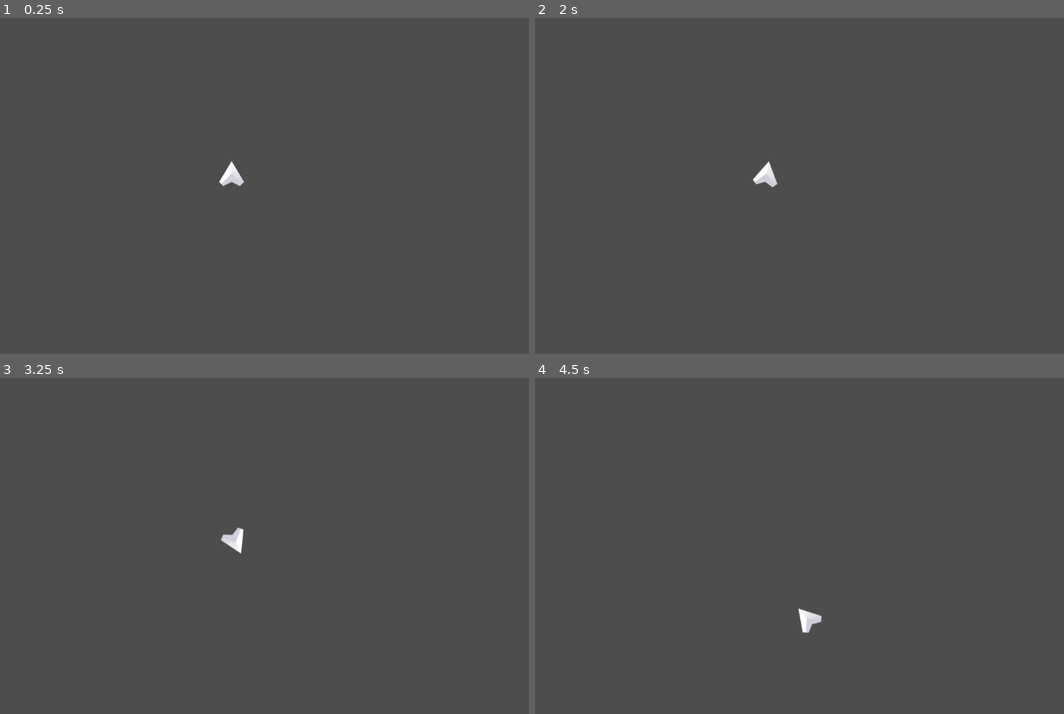
Above: before the commit, frames 1-4 (two rows, left to right).
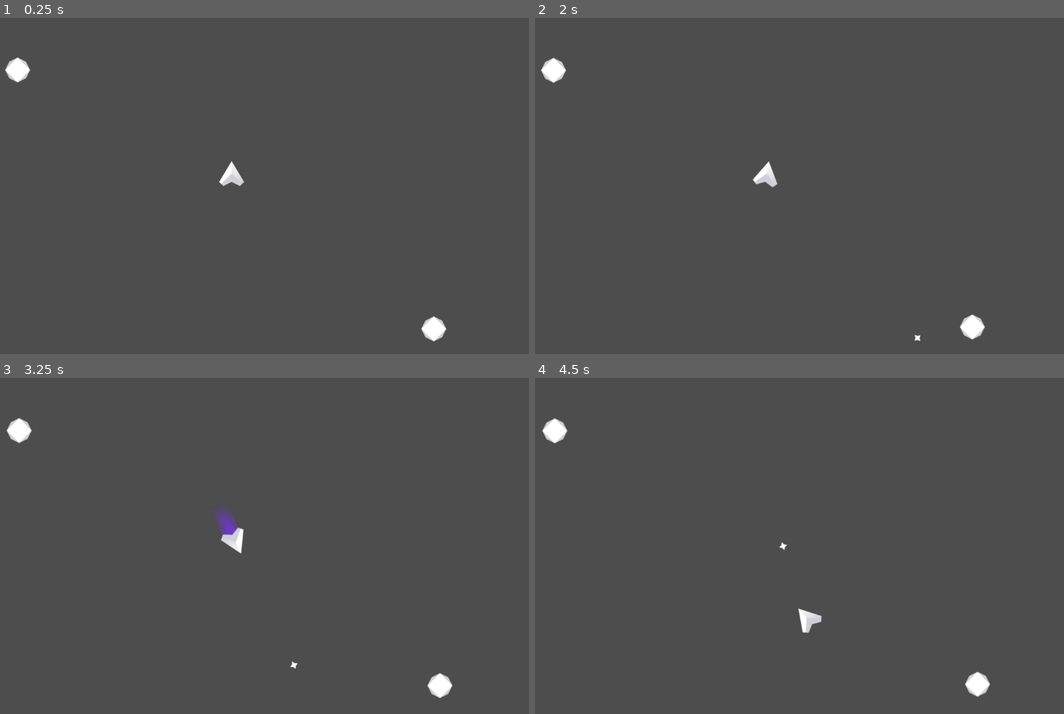
Above: after the commit, the same moments.

Repository: yomamafart/Space-Shooter
Game: Godot game, scene res://game.tscn
Two runs of this game, one before a commit and one after it. Both use one fixed random seed, a clock stepped at 60 frames per second and the inputs below.
Inputs:
- Up to frame 1 (0.25 s): no input
- Up to frame 2 (2 s): tap Enter at 0.5 s; hold D (Right) 0.53-1.28 s; tap Space (Shoot, bound only after the commit) at 0.6, 1.35 s; hold A (Left) from 1.28 s (still down)
- Up to frame 3 (3.25 s): release A (Left) at 2.03 s; hold D (Right) 2.03-2.78 s; tap Space (Shoot, bound only after the commit) at 2.1, 2.85 s; hold W (Forward) from 2.78 s (still down)
- Up to frame 4 (4.5 s): release W (Forward) at 3.53 s; hold A (Left) from 3.53 s (still down); tap Space (Shoot, bound only after the commit) at 3.6, 4.35 s

The runs differ from the first frame. In frame 1, 0.5% of the frame differs, in the area x 0-85%, y 11-97%; in frame 2, 0.5%; in frame 3, 0.7%, in the area x 1-86%, y 11-96%; in frame 4, 0.5%.

Commit message:
bullets and asteroids

Diff:
--- /dev/null
+++ b/Asteroid/Asteroid.gd
@@ -0,0 +1,11 @@
+extends CharacterBody2D
+
+var intial_speed = 30.0
+
+func _ready():
+	velocity = Vector2(0,intial_speed*randf()).rotated(2*PI*randf())
+
+func _physics_process(_delta):
+	move_and_slide()
+	position.x = wrapf(position.x, 0 ,1152)
+	position.y = wrapf(position.y, 0 ,648)
--- /dev/null
+++ b/Asteroid/asteroid.tscn
@@ -0,0 +1,13 @@
+[gd_scene load_steps=3 format=3 uid="uid://dibx0yahp2w20"]
+
+[ext_resource type="Script" path="res://Asteroid/Asteroid.gd" id="1_m5faf"]
+[ext_resource type="Texture2D" uid="uid://ndeyheevokwo" path="res://Assets/Meteor.png" id="2_35tnv"]
+
+[node name="Asteroid" type="CharacterBody2D"]
+script = ExtResource("1_m5faf")
+
+[node name="Sprite2D" type="Sprite2D" parent="."]
+texture = ExtResource("2_35tnv")
+
+[node name="CollisionPolygon2D2" type="CollisionPolygon2D" parent="."]
+polygon = PackedVector2Array(21, -17.3, 21, -14.3, 29.1, 4, 26.3, 4, 20.3, 18, 18.6, 18, 2.6, 28, -2.5, 28, -21, 17.1, -21, 14.3, -29.1, -4, -26.2, -4, -17.2, -21, -14.5, -21, -4, -26.2, -4, -29.2)
--- a/Player.gd
+++ /dev/null
@@ -1,18 +0,0 @@
-extends CharacterBody2D
-
-var speed = 3
-var max_speed = 1000
-var rotate_speed = 0.06
-
-func _physics_process(delta):
-	if Input.is_action_pressed("Left"):
-		rotation = rotation - rotate_speed
-	if Input.is_action_pressed("Right"):
-		rotation = rotation + rotate_speed
-	if Input.is_action_pressed("Forward"):
-		velocity = velocity + Vector2(0,-speed).rotated(rotation)
-
-	position.x = wrapf(position.x, 0 , 1152)
-	position.y = wrapf(position.y, 0 , 648)
-	velocity = velocity.normalized() * clamp(velocity.length(),0,max_speed)
-	move_and_slide()
--- /dev/null
+++ b/Player/Bullet.gd
@@ -0,0 +1,23 @@
+extends Area2D
+
+
+var speed = 10.0
+var damage = 1.0
+var velocity = Vector2.ZERO
+
+# Called when the node enters the scene tree for the first time.
+func _ready():
+	velocity = Vector2(0,-speed).rotated(rotation)
+
+
+# Called every frame. 'delta' is the elapsed time since the previous frame.
+func _physics_process(_delta):
+	position = position + velocity
+
+
+func _on_body_entered(_body):
+	queue_free()
+
+
+func _on_timer_timeout():
+	queue_free()
--- /dev/null
+++ b/Player/Player.gd
@@ -0,0 +1,36 @@
+extends CharacterBody2D
+
+var speed = 3
+var max_speed = 1000
+var rotate_speed = 0.06
+var nose = Vector2(0,-60)
+var Bullet = load("res://Player/bullet.tscn")
+
+func get_input():
+	var to_return = Vector2.ZERO
+	$Exhaust.hide()
+	if Input.is_action_pressed("Forward"):
+		to_return += Vector2(0,-1)
+		$Exhaust.show()
+	if Input.is_action_pressed("Left"):
+		rotation -= rotate_speed
+	if Input.is_action_pressed("Right"):
+		rotation += rotate_speed
+	return to_return.rotated(rotation)
+
+func _physics_process(_delta):
+	velocity += get_input()*speed
+	velocity = velocity.normalized() * clamp(velocity.length(), 0 , max_speed)
+
+	position.x = wrapf(position.x, 0 , 1152)
+	position.y = wrapf(position.y, 0 , 648)
+	velocity = velocity.normalized() * clamp(velocity.length(),0,max_speed)
+	move_and_slide()
+
+	if Input.is_action_just_pressed("Shoot"):
+		var Effects = get_node_or_null("/root/Game/Effects")
+		if Effects != null:
+			var bullet = Bullet.instantiate()
+			bullet.rotation = rotation
+			bullet.global_position = global_position + nose.rotated(rotation)
+			Effects.add_child(bullet)
--- /dev/null
+++ b/Player/bullet.tscn
@@ -0,0 +1,23 @@
+[gd_scene load_steps=4 format=3 uid="uid://caof4dcmn36cp"]
+
+[ext_resource type="Script" path="res://Player/Bullet.gd" id="2_dw4wi"]
+[ext_resource type="Texture2D" uid="uid://cbtpjaki3fi3c" path="res://Assets/Bullet.png" id="3_q0cpk"]
+
+[sub_resource type="CircleShape2D" id="CircleShape2D_pl6cf"]
+radius = 12.0
+
+[node name="Bullet" type="Area2D"]
+script = ExtResource("2_dw4wi")
+
+[node name="Sprite2D" type="Sprite2D" parent="."]
+texture = ExtResource("3_q0cpk")
+
+[node name="CollisionShape2D" type="CollisionShape2D" parent="."]
+shape = SubResource("CircleShape2D_pl6cf")
+
+[node name="Timer" type="Timer" parent="."]
+wait_time = 2.0
+one_shot = true
+autostart = true
+
+[connection signal="timeout" from="Timer" to="." method="_on_timer_timeout"]
--- /dev/null
+++ b/Player/game.tscn
@@ -0,0 +1,35 @@
+[gd_scene load_steps=6 format=3 uid="uid://dxgcxqw1xsd6t"]
+
+[ext_resource type="PackedScene" uid="uid://b7ptsrqsgh1v6" path="res://Player/player.tscn" id="1_g4gy7"]
+[ext_resource type="Script" path="res://Player/Bullet.gd" id="3_2sj6h"]
+[ext_resource type="Texture2D" uid="uid://cbtpjaki3fi3c" path="res://Assets/Bullet.png" id="4_f04v8"]
+[ext_resource type="PackedScene" uid="uid://dibx0yahp2w20" path="res://Asteroid/asteroid.tscn" id="4_rbci8"]
+
+[sub_resource type="CircleShape2D" id="CircleShape2D_hjx5e"]
+radius = 12.0
+
+[node name="Game" type="Node2D"]
+
+[node name="Player" parent="." instance=ExtResource("1_g4gy7")]
+
+[node name="Bullet" type="Area2D" parent="."]
+script = ExtResource("3_2sj6h")
+
+[node name="Sprite2D" type="Sprite2D" parent="Bullet"]
+texture = ExtResource("4_f04v8")
+
+[node name="Timer" type="Timer" parent="Bullet"]
+
+[node name="CollisionShape2D" type="CollisionShape2D" parent="Bullet"]
+shape = SubResource("CircleShape2D_hjx5e")
+
+[node name="Asteroid_Container" type="Node2D" parent="."]
+
+[node name="Asteroid" parent="Asteroid_Container" instance=ExtResource("4_rbci8")]
+
+[node name="Asteroid2" parent="Asteroid_Container" instance=ExtResource("4_rbci8")]
+position = Vector2(900, 600)
+
+[node name="Effects" type="Node2D" parent="."]
+
+[connection signal="body_entered" from="Bullet" to="Bullet" method="_on_body_entered"]
--- /dev/null
+++ b/Player/player.tscn
@@ -0,0 +1,19 @@
+[gd_scene load_steps=4 format=3 uid="uid://b7ptsrqsgh1v6"]
+
+[ext_resource type="Script" path="res://Player/Player.gd" id="1_8lfwp"]
+[ext_resource type="Texture2D" uid="uid://crt0unka0a6q" path="res://Assets/Exhaust.png" id="2_fw87v"]
+[ext_resource type="Texture2D" uid="uid://pqt1nkv6t3tm" path="res://Assets/Player.png" id="3_crgqr"]
+
+[node name="Player" type="CharacterBody2D"]
+position = Vector2(512, 300)
+script = ExtResource("1_8lfwp")
+
+[node name="Exhaust" type="Sprite2D" parent="."]
+position = Vector2(0, 50)
+texture = ExtResource("2_fw87v")
+
+[node name="Sprite2D" type="Sprite2D" parent="."]
+texture = ExtResource("3_crgqr")
+
+[node name="CollisionPolygon2D" type="CollisionPolygon2D" parent="."]
+polygon = PackedVector2Array(5, -25.2, 5, -22.5, 28.3, 17, 27.2, 19, 25.9, 19, 17.9, 28, 13.6, 28, -0.700001, 21.7, -19, 29, -19, 25.9, -28, 17.9, -28, 14.4, -3, -25.6, -3, -29.2)
--- a/game.tscn
+++ b/game.tscn
@@ -1,16 +1,18 @@
 [gd_scene load_steps=3 format=3 uid="uid://brhb3y1sccqae"]
 
-[ext_resource type="Texture2D" uid="uid://pqt1nkv6t3tm" path="res://Assets/Player.png" id="1_ah0ax"]
-[ext_resource type="Script" path="res://Player.gd" id="1_uy64j"]
+[ext_resource type="PackedScene" uid="uid://b7ptsrqsgh1v6" path="res://Player/player.tscn" id="1_w2t7x"]
+[ext_resource type="PackedScene" uid="uid://dibx0yahp2w20" path="res://Asteroid/asteroid.tscn" id="3_mlqjp"]
 
 [node name="Game" type="Node2D"]
 
-[node name="Player" type="CharacterBody2D" parent="."]
-position = Vector2(512, 300)
-script = ExtResource("1_uy64j")
+[node name="Player" parent="." instance=ExtResource("1_w2t7x")]
 
-[node name="Sprite2D" type="Sprite2D" parent="Player"]
-texture = ExtResource("1_ah0ax")
+[node name="Asteroid_Container" type="Node2D" parent="."]
 
-[node name="CollisionPolygon2D" type="CollisionPolygon2D" parent="Player"]
-polygon = PackedVector2Array(5, -25.2, 5, -22.5, 28.3, 17, 27.2, 19, 25.9, 19, 17.9, 28, 13.6, 28, -0.700001, 21.7, -19, 29, -19, 25.9, -28, 17.9, -28, 14.4, -3, -25.6, -3, -29.2)
+[node name="Asteroid" parent="Asteroid_Container" instance=ExtResource("3_mlqjp")]
+position = Vector2(100, 100)
+
+[node name="Asteroid2" parent="Asteroid_Container" instance=ExtResource("3_mlqjp")]
+position = Vector2(900, 600)
+
+[node name="Effects" type="Node2D" parent="."]
--- a/global.gd
+++ b/global.gd
@@ -1,5 +1,8 @@
 extends Node
 
-func _process(delta):
+func _ready():
+	randomize()
+
+func _process(_delta):
 	if Input.is_action_pressed("Quit"):
 		get_tree().quit()
--- a/project.godot
+++ b/project.godot
@@ -36,9 +36,10 @@
 "events": [Object(InputEventKey,"resource_local_to_scene":false,"resource_name":"","device":-1,"window_id":0,"alt_pressed":false,"shift_pressed":false,"ctrl_pressed":false,"meta_pressed":false,"pressed":false,"keycode":0,"physical_keycode":68,"key_label":0,"unicode":100,"echo":false,"script":null)
 ]
 }
-Space={
+Shoot={
 "deadzone": 0.5,
-"events": []
+"events": [Object(InputEventKey,"resource_local_to_scene":false,"resource_name":"","device":0,"window_id":0,"alt_pressed":false,"shift_pressed":false,"ctrl_pressed":false,"meta_pressed":false,"pressed":false,"keycode":0,"physical_keycode":32,"key_label":0,"unicode":0,"echo":false,"script":null)
+]
 }
 Quit={
 "deadzone": 0.5,
